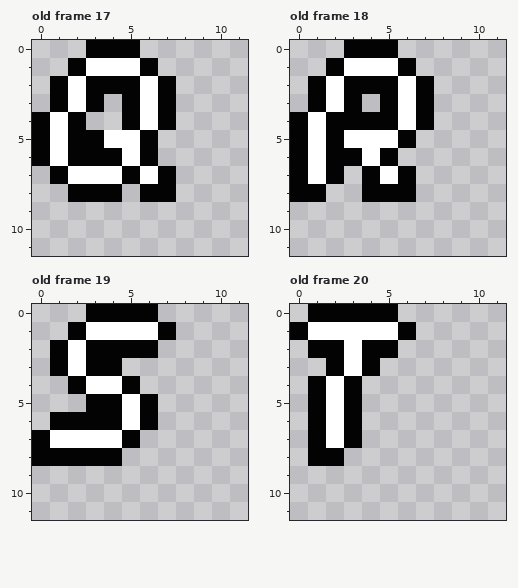
Two states of a pixel-art file, graphics/alphabet.aseprite. That is the earlier state.
16x16 pixels, 26 frames. Shown: old frame 17: x 0..11, y 0..11; old frame 18: x 0..11, y 0..11; old frame 19: x 0..11, y 0..11; old frame 20: x 0..11, y 0..11. The commit also changed other frames, which this record leaves out.
The same view after the edit:
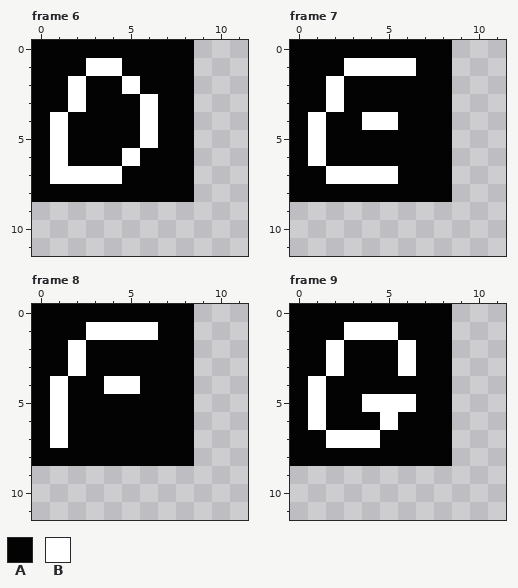
Palette (. is transparent): A #030303  B #ffffff
From old to new:
frames 26 -> 28
--- frame 6 against old frame 17, layer "Layer 1"
@@ x 0..11 @@
- 0 ...AAA......
- 1 ..ABBBA.....
- 2 .ABAAABA....
- 3 .ABA.ABA....
- 4 ABA..ABA....
- 5 ABAABBA.....
- 6 ABAAABA.....
- 7 .ABBBABA....
- 8 ..AAA.AA....
+ 0 AAAAAAAAA...
+ 1 AAABBAAAA...
+ 2 AABAABAAA...
+ 3 AABAAABAA...
+ 4 ABAAAABAA...
+ 5 ABAAAABAA...
+ 6 ABAAABAAA...
+ 7 ABBBBAAAA...
+ 8 AAAAAAAAA...
  9 ............
--- frame 7 against old frame 18, layer "Layer 1"
@@ x 0..11 @@
- 0 ...AAA......
- 1 ..ABBBA.....
- 2 .ABAAABA....
- 3 .ABA.ABA....
- 4 ABAAAABA....
- 5 ABABBBA.....
- 6 ABAABA......
- 7 ABA.ABA.....
- 8 AA..AAA.....
+ 0 AAAAAAAAA...
+ 1 AAABBBBAA...
+ 2 AABAAAAAA...
+ 3 AABAAAAAA...
+ 4 ABAABBAAA...
+ 5 ABAAAAAAA...
+ 6 ABAAAAAAA...
+ 7 AABBBBAAA...
+ 8 AAAAAAAAA...
  9 ............
--- frame 8 against old frame 19, layer "Layer 1"
@@ x 0..11 @@
- 0 ...AAAA.....
- 1 ..ABBBBA....
- 2 .ABAAAA.....
- 3 .ABAA.......
- 4 ..ABBA......
- 5 ...AABA.....
- 6 .AAAABA.....
- 7 ABBBBA......
- 8 AAAAA.......
+ 0 AAAAAAAAA...
+ 1 AAABBBBAA...
+ 2 AABAAAAAA...
+ 3 AABAAAAAA...
+ 4 ABAABBAAA...
+ 5 ABAAAAAAA...
+ 6 ABAAAAAAA...
+ 7 ABAAAAAAA...
+ 8 AAAAAAAAA...
  9 ............
--- frame 9 against old frame 20, layer "Layer 1"
@@ x 0..11 @@
- 0 .AAAAA......
- 1 ABBBBBA.....
- 2 .AABAA......
- 3 ..ABA.......
- 4 .ABA........
- 5 .ABA........
- 6 .ABA........
- 7 .ABA........
- 8 .AA.........
+ 0 AAAAAAAAA...
+ 1 AAABBBAAA...
+ 2 AABAAABAA...
+ 3 AABAAABAA...
+ 4 ABAAAAAAA...
+ 5 ABAABBBAA...
+ 6 ABAAABAAA...
+ 7 AABBBAAAA...
+ 8 AAAAAAAAA...
  9 ............
Changed places in both pictures, as pixel boxes (x1, y1, x2, y2):
changed: (32, 40, 194, 202)
changed: (290, 40, 452, 202)
changed: (32, 304, 194, 466)
changed: (290, 304, 452, 466)
